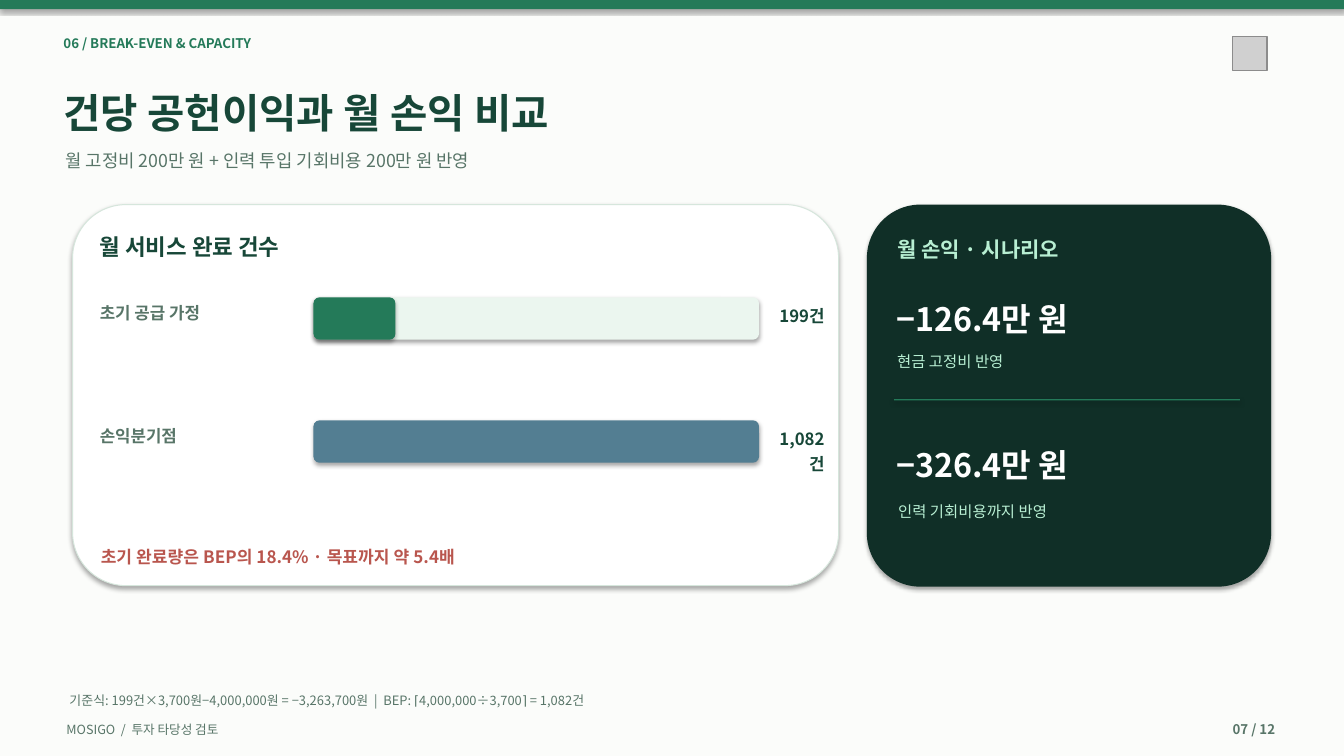
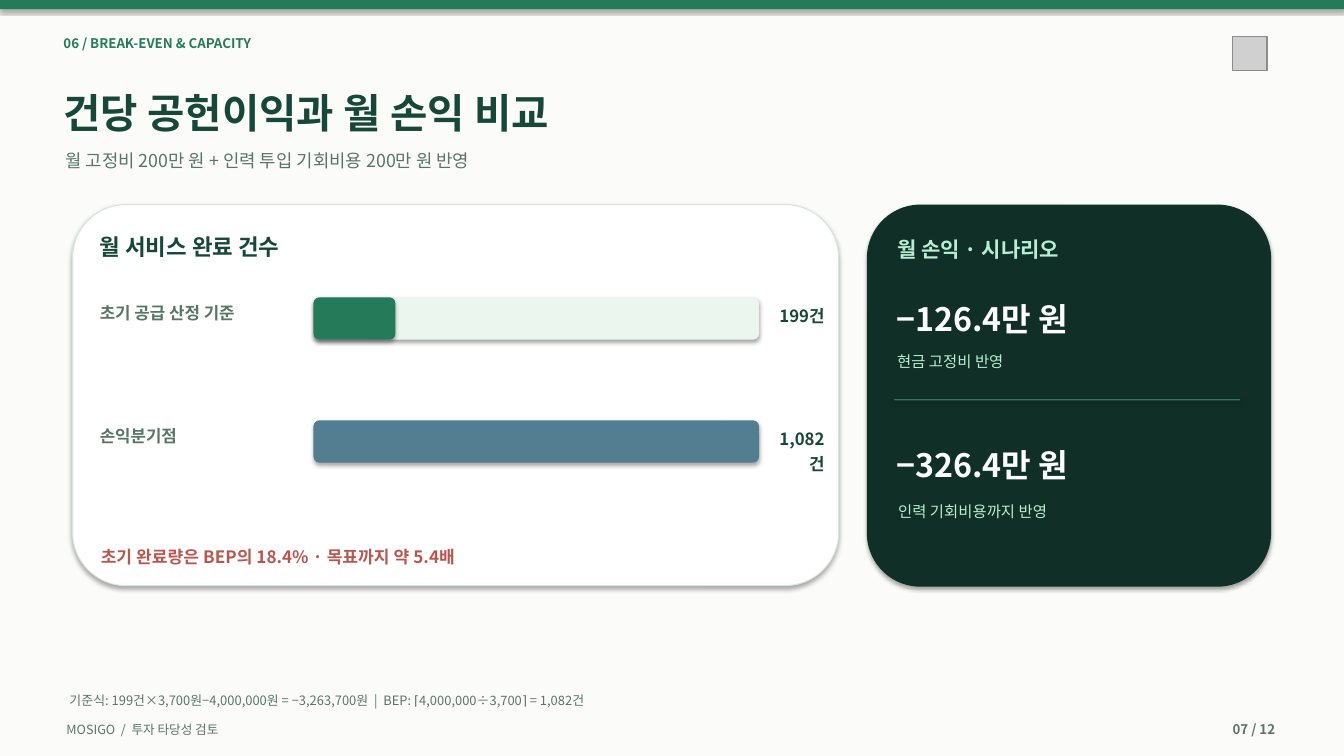
Before and after one commit to dohyunkimmm/mosigo-case-study, a slide deck: slide 7 of downloads/MOSIGO_IR_Investment_Review_12slides.pptx. Drawn at 1344x756 pixels with LibreOffice and Linux fonts; fonts in the diff are those of the drawing; grey boxes stand for pictures. Boxes give left, top, right and bottom in pixels: in the first picture for what was removed or moved away, otherwise in the second. Text is boxed around its words. In the diff, an @@ line names an element or a change of style, - is before the commit and + after.

```diff
--- a/downloads/MOSIGO_IR_Investment_Review_12slides.pptx
+++ b/downloads/MOSIGO_IR_Investment_Review_12slides.pptx
@@ text at box(100, 305, 235, 321): text changed @@
-초기 공급 가정
+초기 공급 산정 기준
```
Also in this commit, not shown: 8 other slides changed, 19 other files.
